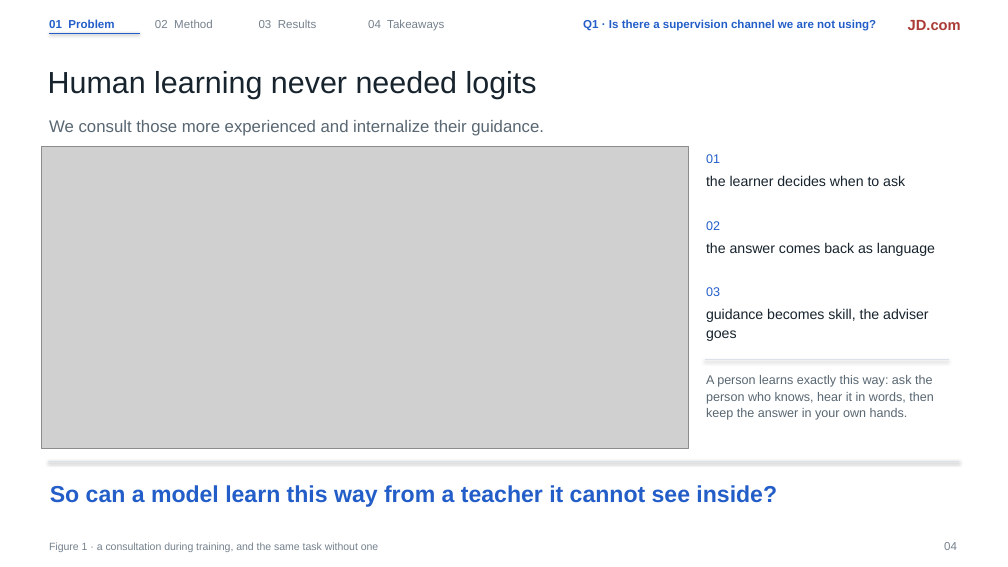
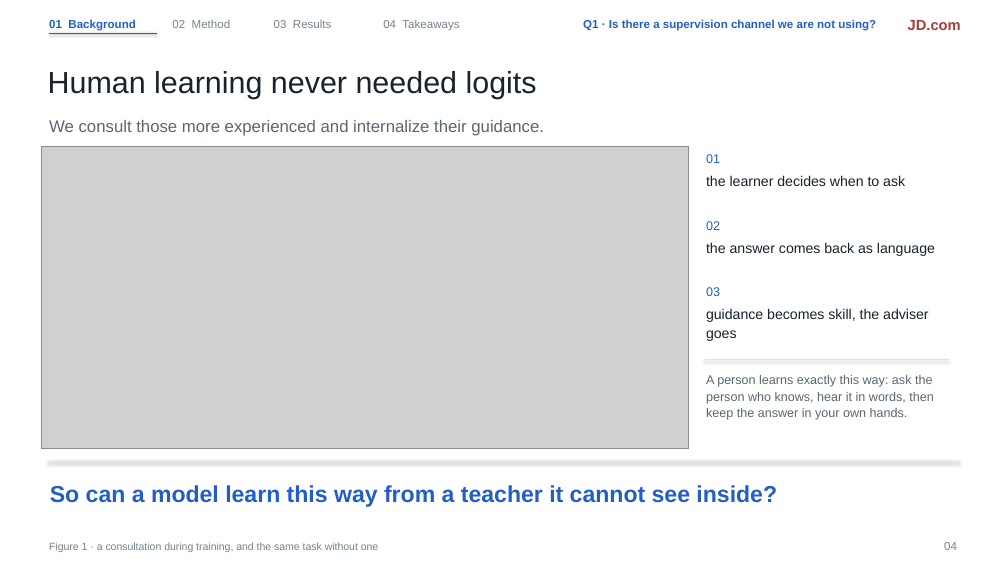
Before and after one commit to liruiluo/communicative-opsd, a slide deck: slide 4 of assets/slides/copd-slides.pptx. Drawn at 1008x567 pixels with LibreOffice and Linux fonts; fonts in the diff are those of the drawing; grey boxes stand for pictures. Boxes give left, top, right and bottom in pixels: in the first picture for what was removed or moved away, otherwise in the second. Text is boxed around its words. In the diff, an @@ line names an element or a change of style, - is before the commit and + after.

Commit message:
Rename chapter 01 to Background

```diff
--- a/assets/slides/copd-slides.pptx
+++ b/assets/slides/copd-slides.pptx
@@ text at [49, 19, 135, 31]: text changed @@
-01 Problem
+01 Background
@@ 3 texts: place and size @@
-3 texts at [155, 19, 444, 31]
+3 texts at [172, 20, 459, 30]
@@ line moved from (49, 33) - (140, 33) to (49, 33) - (157, 33) @@
```
Also in this commit, not shown: 13 other slides changed, 2 other files.
